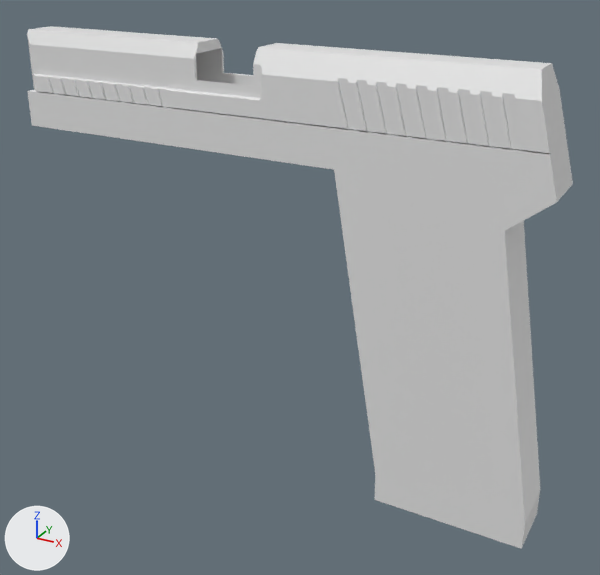
A saved change to the Blender file blendfiles/gun.blend.
Camera for both pictures: a camera (50 mm lens) standing at (3.33, -5.5, 1.09) and looking at (0.28, 0.05, -1.69). Every picture has the same lights, and +X, +Y and +Z are marked at lower left.

Script lines for the objects in view, before the commit:
```python
me_cube_002 = bpy.data.meshes.new('Cube.002')
me_cube_002.from_pydata(...)  # 24 vertices, 22 faces; spans x -2.27..2.38, y -0.23..0.23, z -3.33..-0.25
me_slide_001 = bpy.data.meshes.new('slide.001')
me_slide_001.from_pydata(...)  # 518 vertices, 326 faces; spans x -2.27..2.23, y -0.23..0.23, z -0.25..0.25
ob_body = bpy.data.objects.new('body', me_cube_002)
ob_body.location = (0.0, 0.0, 0.0)
ob_slide = bpy.data.objects.new('slide', me_slide_001)
ob_slide.location = (0.0, 0.0, 0.0)
```
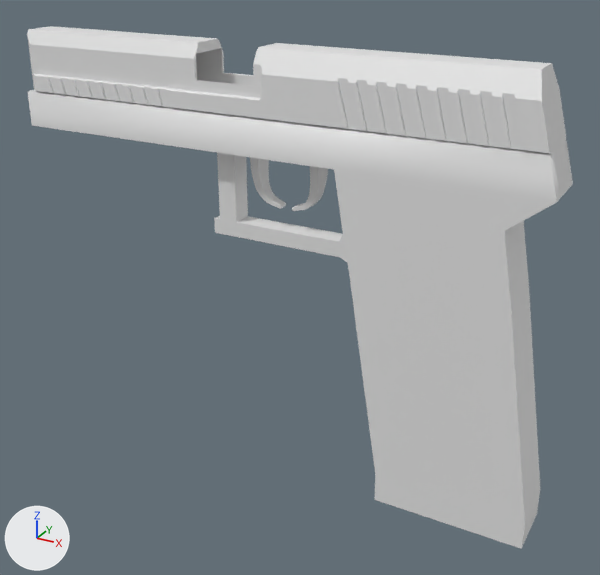
Commit message: gun stop working

ob_cutter_001 is not drawn itself; it is used by a modifier of ob_body.

Patch to the scene script:
```diff
--- a/blendfiles/gun.blend.py
+++ b/blendfiles/gun.blend.py
@@ me_cube_002 @@
 # used by ob_body; location = (0.0, 0.0, 0.0)
-me_cube_002.from_pydata(...)  # 24 vertices, 22 faces; spans x -2.27..2.38, y -0.23..0.23, z -3.33..-0.25
+me_cube_002.from_pydata(...)  # 76 vertices, 64 faces; spans x -2.27..2.38, y -0.23..0.0, z -3.33..-0.25
+# me_cube_002 part 1
+# 10 vertices are removed from x -2.27..2.38, y 0.23, z -3.33..-0.25
+# 18 faces are deleted
+# 2 vertices move from x 1.99..2.31, y 0.23, z -0.8..-0.55 to x 1.99..2.31, y -0.12, z -0.8..-0.55
+# 24 vertices are added at x -2.27..2.09, y -0.23..0.0, z -1.34..-0.25
+# 7 new vertices lie (0.0, 0.11, 0.0) away from vertices in x 0.71..2.38, y -0.23, z -3.33..-0.25
+# 9 new vertices lie (0.0, 0.12, 0.0) away from vertices in x 0.71..2.38, y -0.12..0.23, z -3.33..-0.25
+# 6 new vertices lie (0.03, 0.0, -0.17) away from vertices in x 0.75..1.99, y -0.23..0.23, z -0.8
+# 5 new vertices lie (-0.17, 0.0, 0.0) away from vertices in x -0.24, y -0.23..0.0, z -0.55..-0.25
+# 5 new vertices lie (0.0, 0.09, 0.0) away from vertices in x -2.27..0.71, y -0.09, z -0.55..-0.25
+# 6 new vertices lie (0.0, 0.09, 0.0) away from vertices in x -0.46..0.7, y -0.09, z -1.29..-1.16
+# 60 new faces join them
+# me_cube_002 part 2: 4 kept faces spanning x 0.71..2.38, y -0.23..-0.12, z -3.33..-0.25 are now shaded smooth
@@ me_cutter_001 @@
+me_cutter_001.from_pydata([(0.0, 0.0, 0.0), (0.09, 0.02, 0.0), (0.09, 0.1, 0.0), (-0.03, 0.07, 0.0), (0.0, 0.0, -4.52), (0.09, 0.02, -4.52), (0.09, 0.1, -4.52), (-0.03, 0.07, -4.52)], [], [(0, 1, 2, 3), (4, 7, 6, 5), (2, 6, 7, 3), (0, 4, 5, 1), (3, 7, 4, 0), (1, 5, 6, 2)])
+me_cutter_001.polygons.foreach_set('use_smooth', [True] * 6)
@@ me_cube_005 @@
+me_cube_005.from_pydata(...)  # 132 vertices, 123 faces; spans x -0.103..0.156, y -0.088..0.088, z -0.995..-0.503
@@ me_cube_003 @@
+me_cube_003.from_pydata(...)  # 132 vertices, 123 faces; spans x 0.25..0.508, y -0.088..0.088, z -0.995..-0.503
@@ ob_body @@
 ob_body.location = (0.0, 0.0, 0.0)
+_m = ob_body.modifiers.new('Boolean', 'BOOLEAN')
+_m.object = ob_cutter_001
+_m.solver = 'FLOAT'
+_m = ob_body.modifiers.new('Hops_Mirror', 'MIRROR')
+_m.use_axis = (False, True, False)
+_m.use_bisect_axis = (False, True, False)
+_m.use_bisect_flip_axis = (False, True, False)
+_m.use_clip = True
@@ ob_cutter_001 @@
+ob_cutter_001 = bpy.data.objects.new('Cutter.001', me_cutter_001)
+ob_cutter_001.parent = ob_body
+ob_cutter_001.location = (2.242, -0.278, -0.274)
+ob_cutter_001.rotation_euler = (1.571, 0.0, 1.571)  # degrees (90, 0, 90)
+ob_cutter_001.visible_camera = False
+ob_cutter_001.visible_diffuse = False
+ob_cutter_001.visible_glossy = False
+ob_cutter_001.visible_transmission = False
+ob_cutter_001.hide_render = True
@@ ob_trigger_1_001 @@
+ob_trigger_1_001 = bpy.data.objects.new('trigger 1.001', me_cube_005)
+ob_trigger_1_001.location = (0.0, 0.0, 0.0)
@@ ob_trigger_1 @@
+ob_trigger_1 = bpy.data.objects.new('trigger 1', me_cube_003)
+ob_trigger_1.location = (0.0, 0.0, 0.0)
```

Changed parts and their boxes (x1, y1, x2, y2) in the pictures (600 x 575 px):
'body', reshaped, modifiers changed
    before: (27, 90, 573, 549)
    after: (28, 90, 573, 549)
'trigger 1.001', added
    after: (250, 157, 286, 209)
'trigger 1', added
    after: (292, 166, 328, 211)
part 1 of me_cube_002, built on
    before: (27, 90, 567, 442)
    after: (28, 90, 567, 442)
part 2 of me_cube_002, shading changed
    both: (334, 130, 555, 191)
